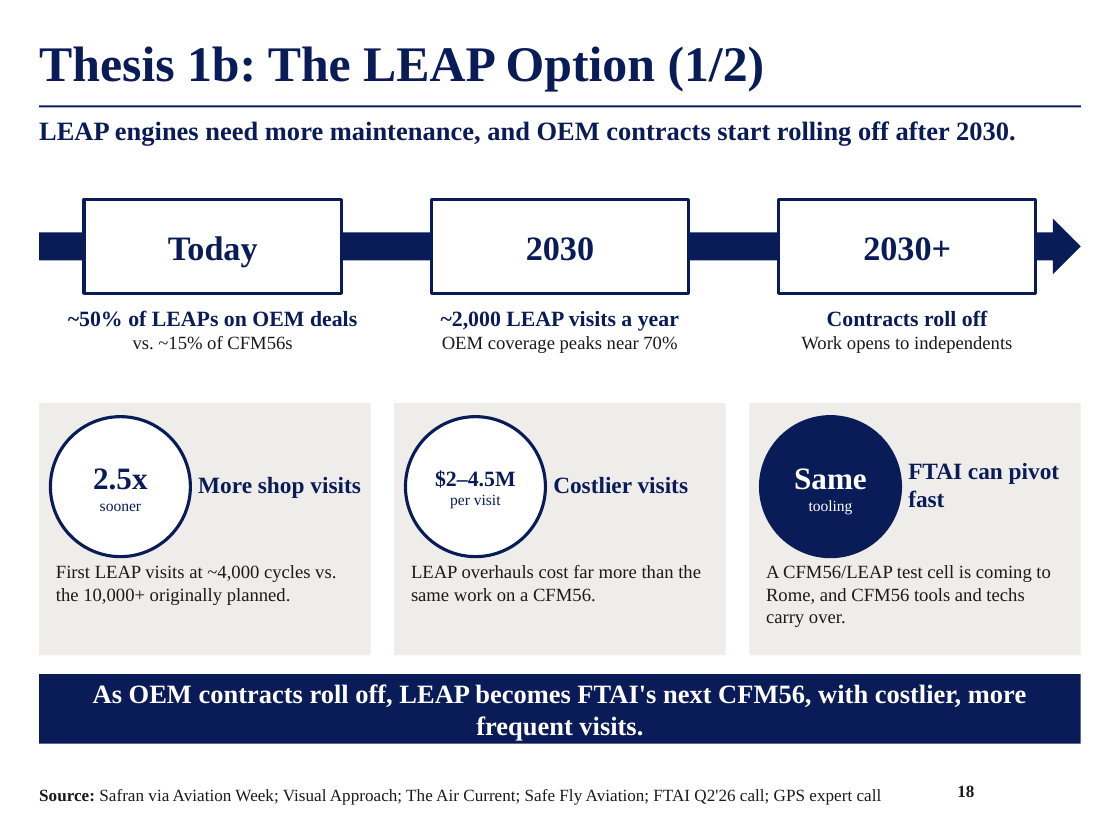
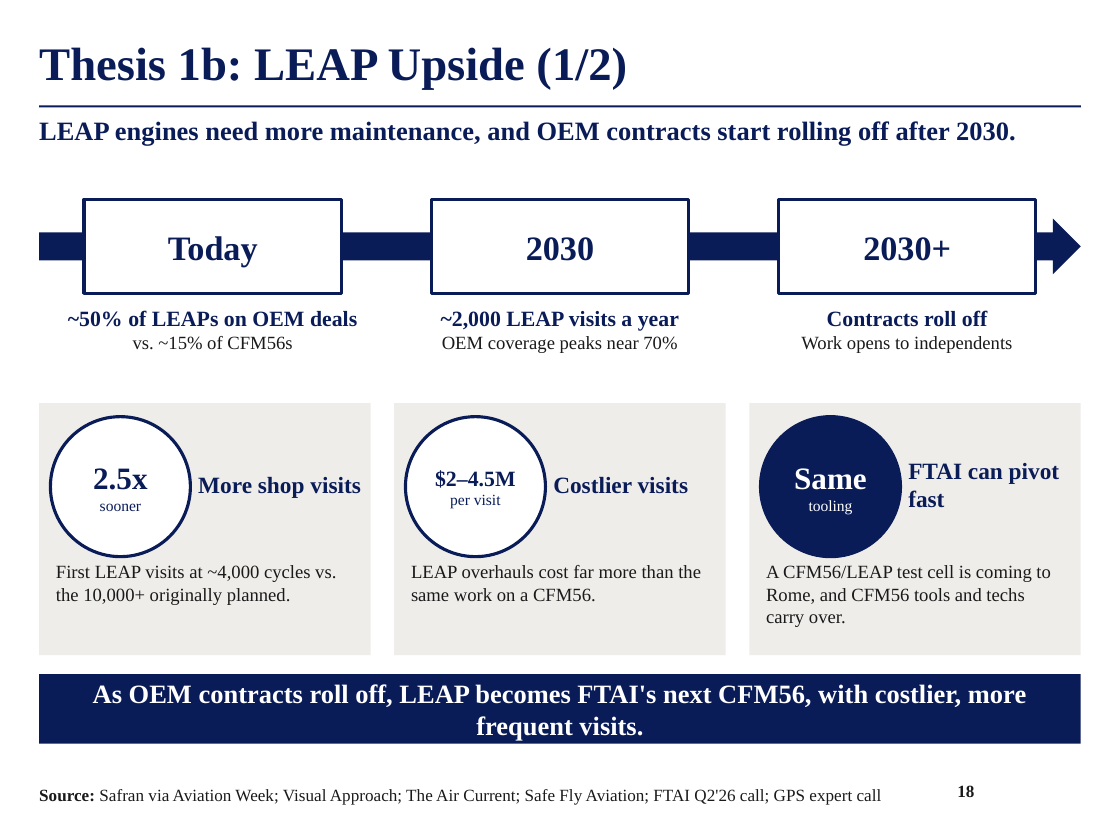
Before and after one commit to maxlsmls-dot/SPOT, a slide deck: slide 18 of deck/FTAI_Long_Pitch.pptx. Drawn at 1120x840 pixels with LibreOffice and Linux fonts; fonts in the diff are those of the drawing; background and template pictures are left out. Boxes give left, top, right and bottom in pixels: in the first picture for what was removed or moved away, otherwise in the second. Text is boxed around its words. In the diff, an @@ line names an element or a change of style, - is before the commit and + after.

```diff
--- a/deck/FTAI_Long_Pitch.pptx
+++ b/deck/FTAI_Long_Pitch.pptx
@@ title at (x1=39, y1=47, x2=627, y2=90): text changed; size 32 to 30 pt @@
-Thesis 1b: The LEAP Option (1/2)
+Thesis 1b: LEAP Upside (1/2)
```
Also in this commit, not shown: 34 other slides changed, 2 other files.
